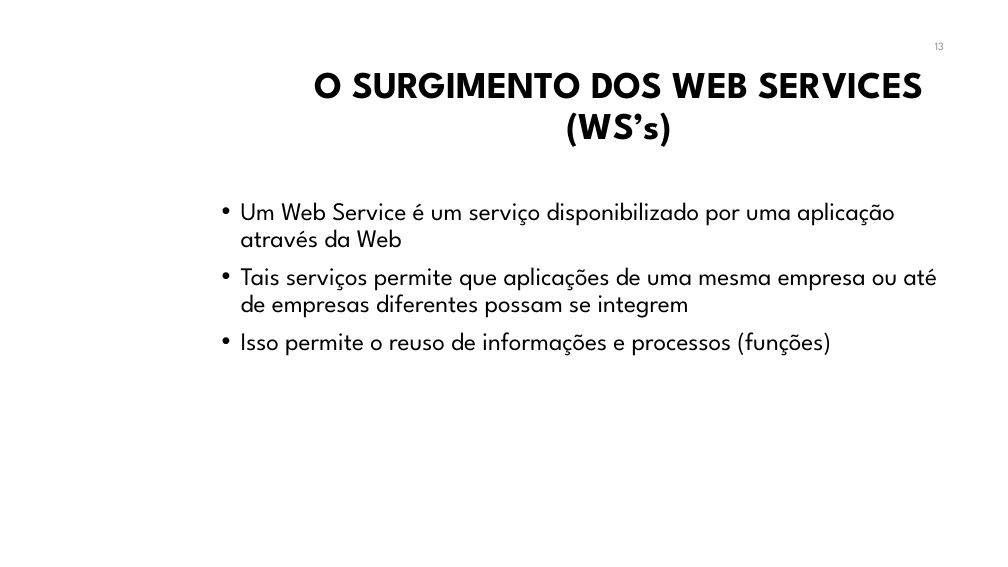
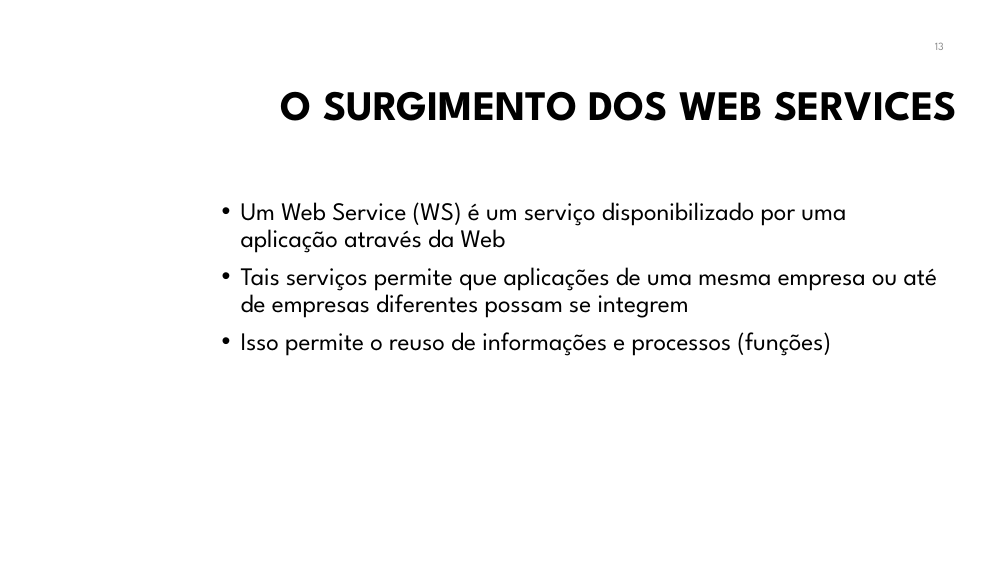
Before and after one commit to manoelcampos/sistemas-distribuidos, a slide deck: slide 13 of projects/08-webservices/webservices.pptx. Drawn at 1008x567 pixels with LibreOffice and Linux fonts; fonts in the diff are those of the drawing; background and template pictures are left out. Boxes give left, top, right and bottom in pixels: in the first picture for what was removed or moved away, otherwise in the second. Text is boxed around its words. In the diff, an @@ line names an element or a change of style, - is before the commit and + after.

```diff
--- a/projects/08-webservices/webservices.pptx
+++ b/projects/08-webservices/webservices.pptx
@@ title at box(281, 91, 957, 121): text changed; size 36 to 40 pt @@
-O SURGIMENTO DOS WEB SERVICES
-(WS’s)
+O SURGIMENTO DOS WEB SERVICES
@@ text at box(241, 202, 846, 253): text changed @@
-• Um Web Service é um serviço disponibilizado por uma aplicação através da Web
+• Um Web Service (WS) é um serviço disponibilizado por uma aplicação através da Web
```
Also in this commit, not shown: 2 other slides changed, 4 slides added, 5 other files.
